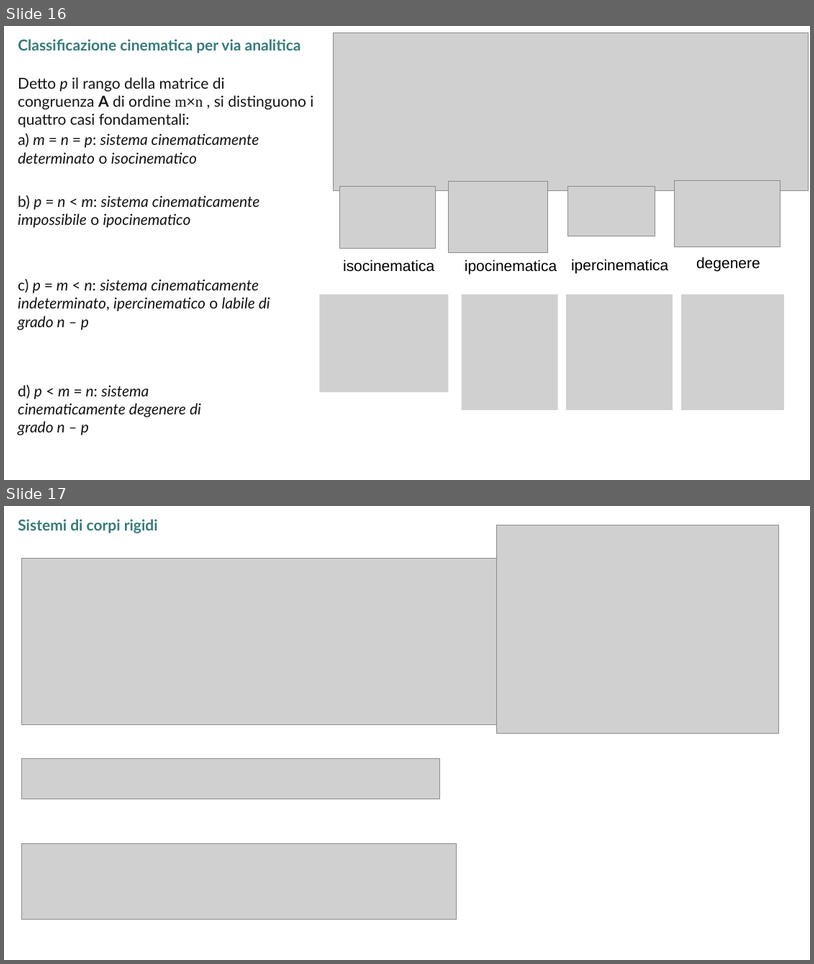
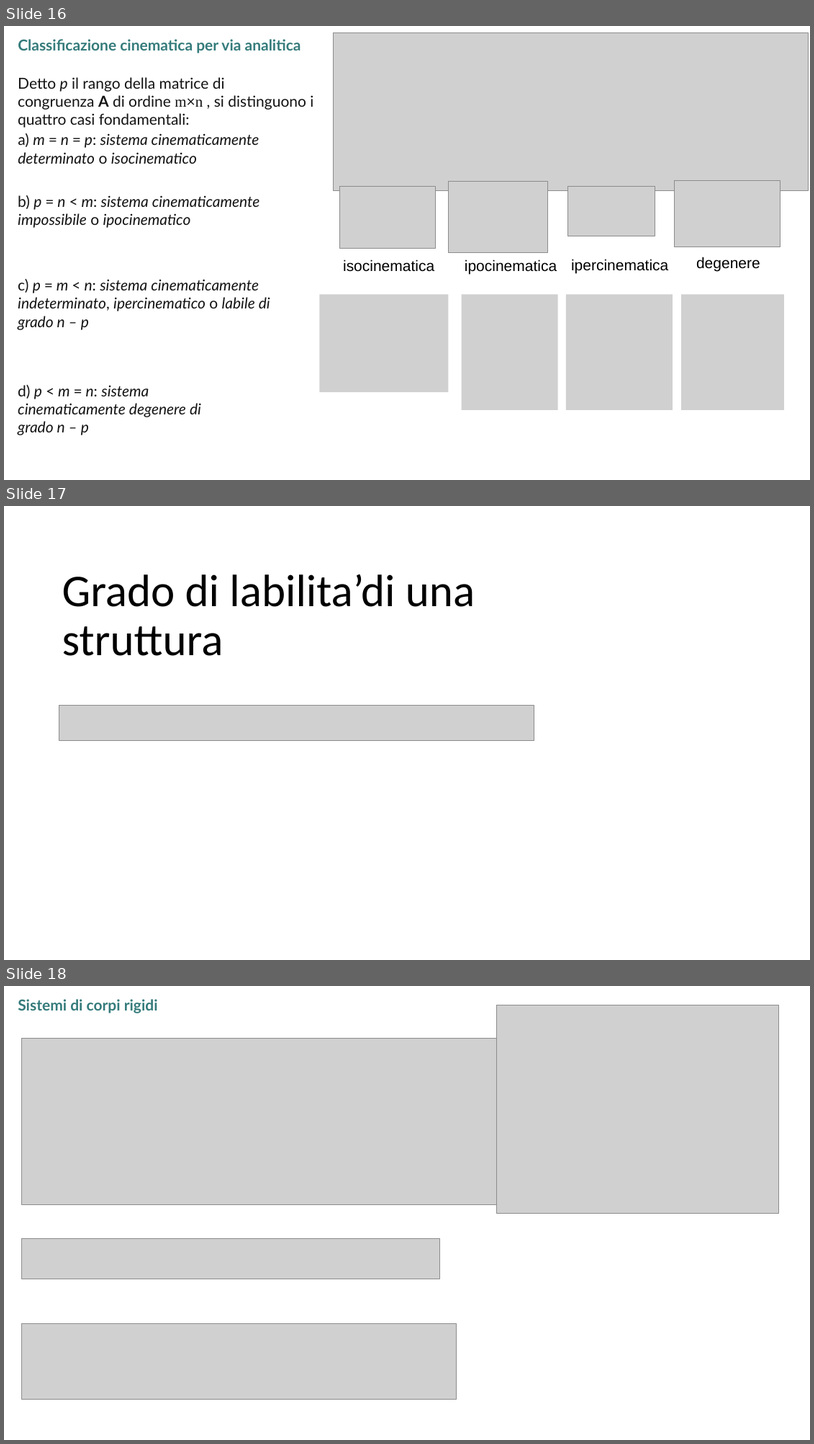
Before and after one commit to giuseppetomassetti/SdC, a slide deck: lezioni/CV 02 cinematica dei sistemi di corpi rigidi.pptx. Shown one above the other, each under a label of ours: slides 16 and 17 before the commit, slides 16, 17 and 18 after it. The pictures are 814x964 and 814x1444 pixels, drawn with LibreOffice and Linux fonts; fonts in the diff are those of the drawing; grey boxes stand for pictures. Boxes give left, top, right and bottom in pixels: in the first picture for what was removed or moved away, otherwise in the second. Text is boxed around its words. In the diff, an @@ line names an element or a change of style, - is before the commit and + after.

```diff
--- a/lezioni/CV 02 cinematica dei sistemi di corpi rigidi.pptx
+++ b/lezioni/CV 02 cinematica dei sistemi di corpi rigidi.pptx
@@ slide 17 added at box(4, 506, 810, 960), background #FFFFFF @@
@@ title added at box(62, 574, 475, 656), 54 pt, text #000000 @@
+Grado di labilita’di una struttura
@@ picture added at box(59, 705, 535, 741) @@
@@ what was slide 17 is now slide 18 @@
```
Also in this commit, not shown: 4 other files.
